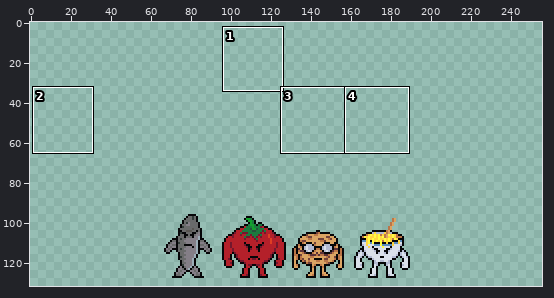
Pixel-art file -- NotGame/spr/chars.aseprite. Above: a wide view before the commit, with the close-up outlined.
Close-up. First the earlier version:
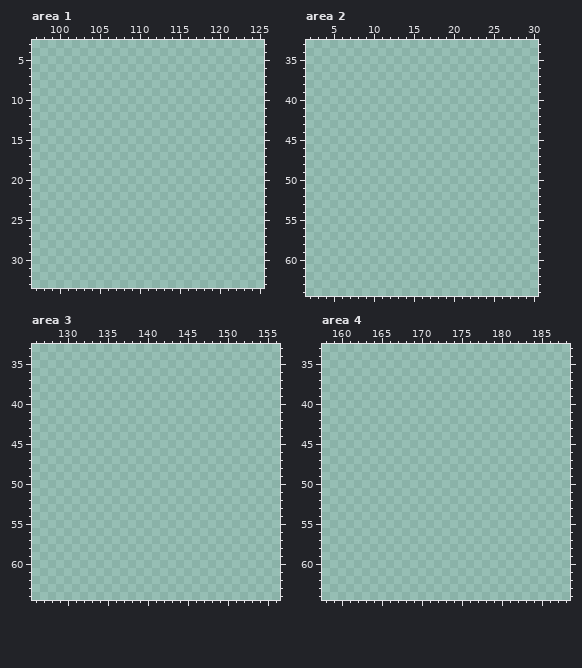
256x224 pixels, 1 frame. Shown: area 1: x 97..125, y 3..33; area 2: x 2..30, y 33..64; area 3: x 126..156, y 33..64; area 4: x 158..188, y 33..64. The wide view leaves out empty margins. The commit also changed other parts of the picture, which this record leaves out.
The result:
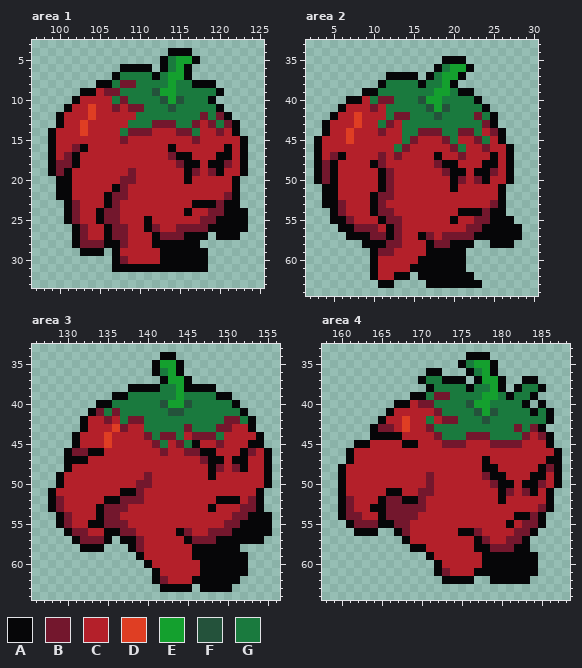
Palette (. is transparent): A #060608  B #73172d  C #b4202a  D #df3e23  E #14a02e  F #24523b  G #1a7a3e
Difference:
Changed rows in their new state; - is an unchanged pixel.
Area 1:
first column x 99:
 4 ---------------AAA-------
 5 --------------AGEEA------
 6 ---------AAAA-AGEA-------
 7 --------AGGGGAGEEA-------
 8 ------AAGBBGGGGEGGAAA----
 9 ----AACBBGGGGFEEGGGGGA---
10 ---ACCCCGBGGGGFEFGGGA----
11 --ACCDCCBCBBGGGFGGGGGA---
12 -ACCCDCCCCCGGGGGGGGBGBA--
13 -ACCDCCCCCGGGBBBGGBCBGBA-
14 ACCCDCCCCGBBBCCCBBGCCBCA-
15 ACCCCCCCCBCCCCCCCCBCCCCCA
16 ACCBACCCCCCCCCCACCCCCCACA
17 ACBACCCCCCCCCCCBAACCCAACA
18 ABBACCCCCCCCCCCCBAACAABCA
19 ABACCCCCCCBCCCCCCABCBACCA
20 -AACCCCCCBBCCCCCCACCCCCA-
21 -AACCCCCABCCCCCCCCCCCCCA-
22 -AACCCCABBCCCCCCCCCCCCBA-
23 --ABCCCABCCCCCCCCCAAABAA-
24 --ABCCABBCCCCCCCCACCBBAAA
25 --ABCCABBCCCACCCCCCBBAAAA
26 ---ABCCABBCCABCCBBBBAAAAA
27 ---ABCCABBCCCABBBAAA-AAA-
28 ---ABBBAABCCCAAAAAA------
29 ----AAA-ACCCCCAAAAAA-----
30 --------ABCCCCAAAAAA-----
31 --------AAAAAAAAAAAA-----
Area 2:
first column x 3:
35 ----------------AAA-------
36 ---------------AGEEA------
37 ---------AAAA-AGEEA-------
38 --------AGGGGAGGEA--------
39 ------AAGGGGGGGEEGAA------
40 ----AACGBBGGGFEEGGGGA-----
41 ---ACCCBCGGGGGFEFGGGGA----
42 --ACCDCCCGBBGGGFGGGGBGA---
43 -ACCCDCCGBCGGGGGGGGGGBA---
44 -ACCDCCCBCCGGBBBGGBBGCBA--
45 ACCCDCCCCCCGBCCCBGCCBGCA--
46 ACCCCCCCCCGBCCCCCBGCCBCCA-
47 ACBACCCCBCBCCCCACCBCCCACA-
48 ABACCCCABCCCCCCBAACCCAACA-
49 ABACCCCCABCCCCCCBAACAABCA-
50 ABACCCCCABCCCCCCCABCBACCA-
51 -AACCCCCABCCCCCCCACCCCCA--
52 -AACCCCABBCCCCCCCCCCCCCA--
53 -AABCCCABCCCCCCCCCCCCCBA--
54 --ABCCCABBCCCCCCCCAAABAA--
55 --AABCCCABBCCCCCCACCBBAAA-
56 ---AABBBCABCCCCCCCCBBAAAAA
57 ----AAABBABCCABCBBBBAAAAAA
58 ------AAABBCCCABBAAA--AAA-
59 -------ABBCCCCAAAAA-------
60 -------ACCCCCAAAAAA-------
61 -------ACCCCAAAAAAA-------
62 -------ACCAA-AAAAAAA------
63 --------AA----AAAAAAA-----
Area 3:
first column x 128:
34 --------------AA------------
35 -------------AEEA-----------
36 -------------AGEA-----------
37 --------------AEEA----------
38 ----------AAAAGGEAAAA-------
39 --------AAGGGGGGEGGGGAA-----
40 ------AAGGGGGGFEEFGGGGGA----
41 -----ABGBGGGGGGFFGGGGGGGA---
42 ----ACCBCGBBGGGGGGGGGGBBGA--
43 ----ACCCDBCCGGGGGBGGGBBCCA--
44 ---ACCCDCCCCBGBBGCBBBGCCCCA-
45 ---ACCCDCCCCCBGCBGACCBCCCAA-
46 --ABBAACCCCCCCBCCBBAACCCABCA
47 --AAACCCCCCCCCCCCCCBAACAACCA
48 --ACCCCCCCCCCCCCCCCCABCBACCA
49 -ACCCCCCCCCCBCCCCCCCACCCCCCA
50 -ACCCCCCCCCBBCCCCCCCCCCCCCCA
51 ACCCCCCCCAABCCCCCCCCCCCCCCA-
52 ABCCCCCAABBBCCCCCCCCCAAACBA-
53 ABCCCCABBBCCCCCCCCCCACCCBBA-
54 -ABCCCABBCCCCCCCCCCCCCCBBAAA
55 -ABCCAABBBCCCCCCCCCCCCBBAAAA
56 --ABBCCAABBCCCCCABCCBBBAAAAA
57 ---ABBBA-AABCCCCCABBBAAAAAA-
58 ----AAA---ABCCCCCCAAAAAA----
59 -----------ACCCCCCAAAAAAA---
60 ------------ACCCCCCAAAAAA---
61 -------------ACCCCCAAAAAA---
62 -------------ABCCCAAAAAA----
63 --------------AAAA-AAAA-----
Area 4:
first column x 160:
34 ----------------AAA---------
35 ---------------AGEEA--------
36 -----------AA---AGEA--------
37 ----------AGGAAA-AEEA--AA---
38 -----------AGGGGAGGEA-AGGA--
39 ---------AAGBBGGGGEEGAGGA---
40 -------AACBBGGGGFEEGGGGA-A--
41 ------ACCCCCBGGGGFEFGGGGAGA-
42 -----ACCDCCGCBBGGGFGGGGGGGA-
43 ----ABBCDCCBGGGGGGGGGGBGBA--
44 ----AAAACCCCBGGGBBBGGGGBCBA-
45 --AACCCCAACCCBBBCCCBBBBCCCA-
46 -ACCCCCCCCCCCCCCCCCCCCCCCCCA
47 -ACCCCCCCCCCCCCCCCACCCCCCCAA
48 ACCCCCCCCCCCCCCCCCAACCCCCABA
49 ACCCCCCCCCCBCCCCCCBAACCCAACA
50 ACCCCCCCCCCBCCCCCCCBAACAABCA
51 ACCCCCAACCBBCCCCCCCCABCBACA-
52 ABCCCABBAABCCCCCCCCCACCCCCA-
53 ABCCAABBBBBCCCCCCCCCCCCCCBA-
54 ABBCCABBBBCCCCCCCCCCCCAABA--
55 -ABBBAABBCCCCCCCCCCCCACBBA--
56 --AAA--ABCCCCCCAABCCCCBBA---
57 --------ACCCCCCCCABCCBBA----
58 ---------AACCCCCCAABBBAA----
59 -----------ACCCCCCAAAAAAA---
60 ------------ACCCCCAAAAAAA---
61 ------------ABCCCAAAAAAAA---
62 -------------AAAA--AAAAA----
Where, in picture pixels (left, top, right, bottom), the same in both close-ups:
added: (48, 48, 248, 272)
added: (314, 56, 522, 288)
added: (48, 352, 272, 592)
added: (338, 352, 562, 584)
